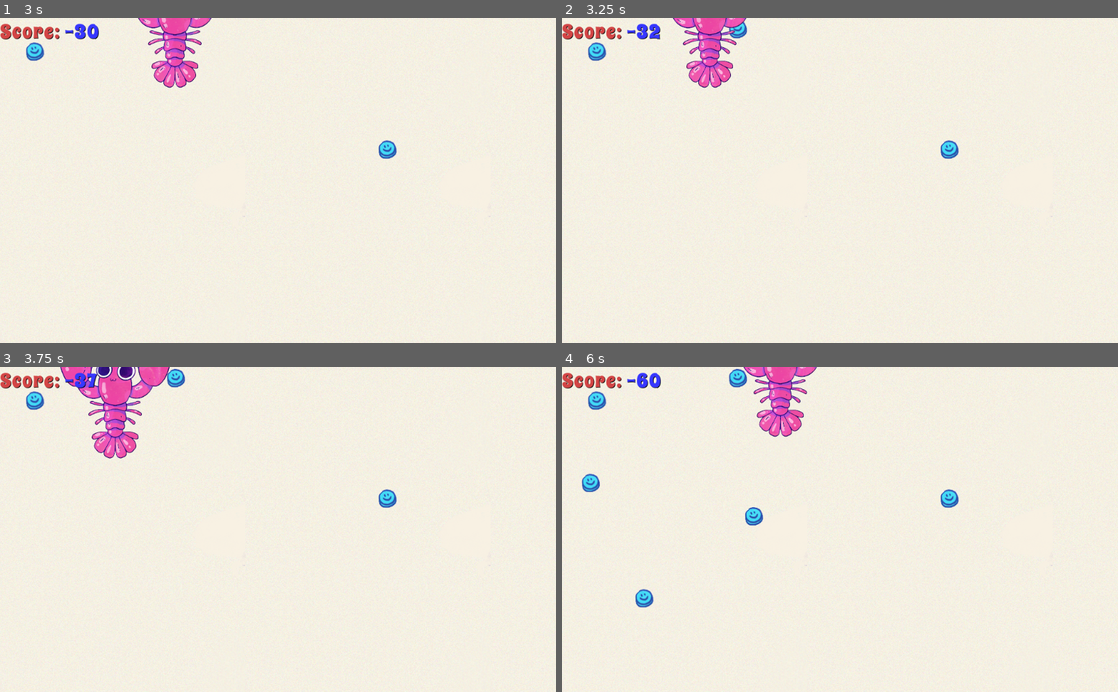
Above: before the commit, frames 1-4 (two rows, left to right).
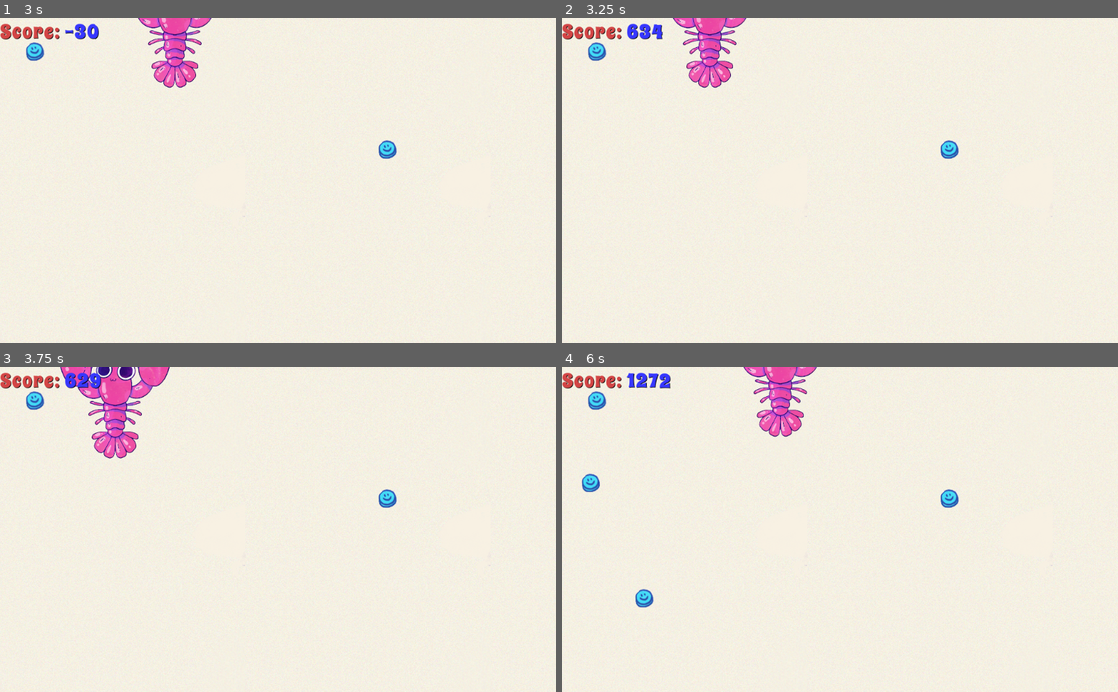
Above: after the commit, the same moments.

Repository: XTCLobster/lobsterpower-godot
Game: Godot game, scene res://Screen.tscn
Two runs of this game, one before a commit and one after it. Both use one fixed random seed, a clock stepped at 60 frames per second and the inputs below.
Inputs:
- Up to frame 1 (3 s): tap Enter at 0.5 s; hold Up (ui_up) 0.53-2.03 s; hold Left (ui_left) from 2.03 s (still down)
- Up to frame 2 (3.25 s): keep holding Left (ui_left)
- Up to frame 3 (3.75 s): release Left (ui_left) at 3.53 s; hold Down (ui_down) from 3.53 s (still down)
- Up to frame 4 (6 s): release Down (ui_down) at 4.28 s; hold Right (ui_right) 4.28-5.03 s; hold Up (ui_up) 5.03-5.78 s; hold Right (ui_right) from 5.78 s (still down)

Frame 1 is identical in both runs. In frame 2, 0.3% of the frame differs, in the area x 11-34%, y 1-7%; in frame 3, 0.4%; in frame 4, 0.6%, in the area x 11-37%, y 0-49%.

Commit message:
consume pills on collision

Diff:
--- a/Lobster.gd
+++ b/Lobster.gd
@@ -2,6 +2,8 @@
 
 export var speed: float = 200
 var screen_size: Vector2
+
+signal consume
 
 func _ready() -> void:
     screen_size = get_viewport_rect().size
@@ -29,3 +31,6 @@
         velocity = velocity.normalized() * speed
 
     return velocity
+
+func _on_Lobster_area_entered(area: Area2D) -> void:
+    emit_signal("consume", area)
--- a/Screen.gd
+++ b/Screen.gd
@@ -1,21 +1,25 @@
 extends Node2D
 
-export (PackedScene) var Pill
-var screen_size: Vector2
+export(PackedScene) var Pill
+onready var screen_size: Vector2 = get_viewport_rect().size
 
 func _ready() -> void:
     randomize()
-
-    screen_size = get_viewport_rect().size
 
     $Background.set_position(Vector2(0, 0))
     $Background.set_size(screen_size)
 
     $Lobster.position.x = screen_size.x / 2
     $Lobster.position.y = screen_size.y / 2
+    $Lobster.connect("consume", self, "_on_Lobster_consume")
 
     $PillSpawnTimer.connect("timeout", self, "_on_PillSpawnTimer_timeout")
     $StarvationTimer.connect("timeout", self, "_on_StarvationTimer_timeout")
+
+func _on_Lobster_consume(area: Area2D) -> void:
+    var value: int = area.get("value")
+    remove_child(area)
+    $Stats.increment_score(value)
 
 func _on_PillSpawnTimer_timeout() -> void:
     var pill = Pill.instance()
--- a/Screen.tscn
+++ b/Screen.tscn
@@ -29,6 +29,9 @@
 rotation = -0.000994363
 z_index = 100
 script = ExtResource( 5 )
+__meta__ = {
+"_edit_group_": true
+}
 
 [node name="Sprite" type="Sprite" parent="Lobster"]
 rotation = -0.0019707
@@ -36,7 +39,7 @@
 texture = ExtResource( 3 )
 
 [node name="CollisionShape2D" type="CollisionShape2D" parent="Lobster"]
-position = Vector2( 0, 30 )
+position = Vector2( -3.72529e-09, 30 )
 scale = Vector2( 5, 10 )
 shape = SubResource( 1 )
 
@@ -46,3 +49,4 @@
 
 [node name="PillSpawnTimer" type="Timer" parent="."]
 autostart = true
+[connection signal="area_entered" from="Lobster" to="Lobster" method="_on_Lobster_area_entered"]
